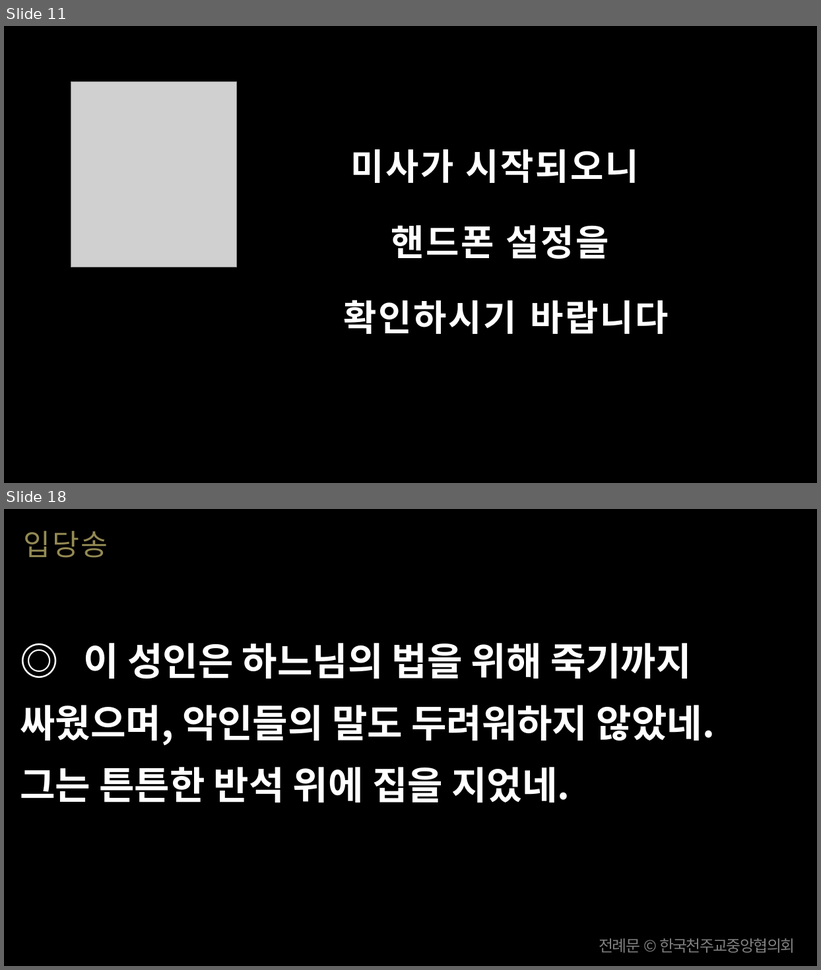
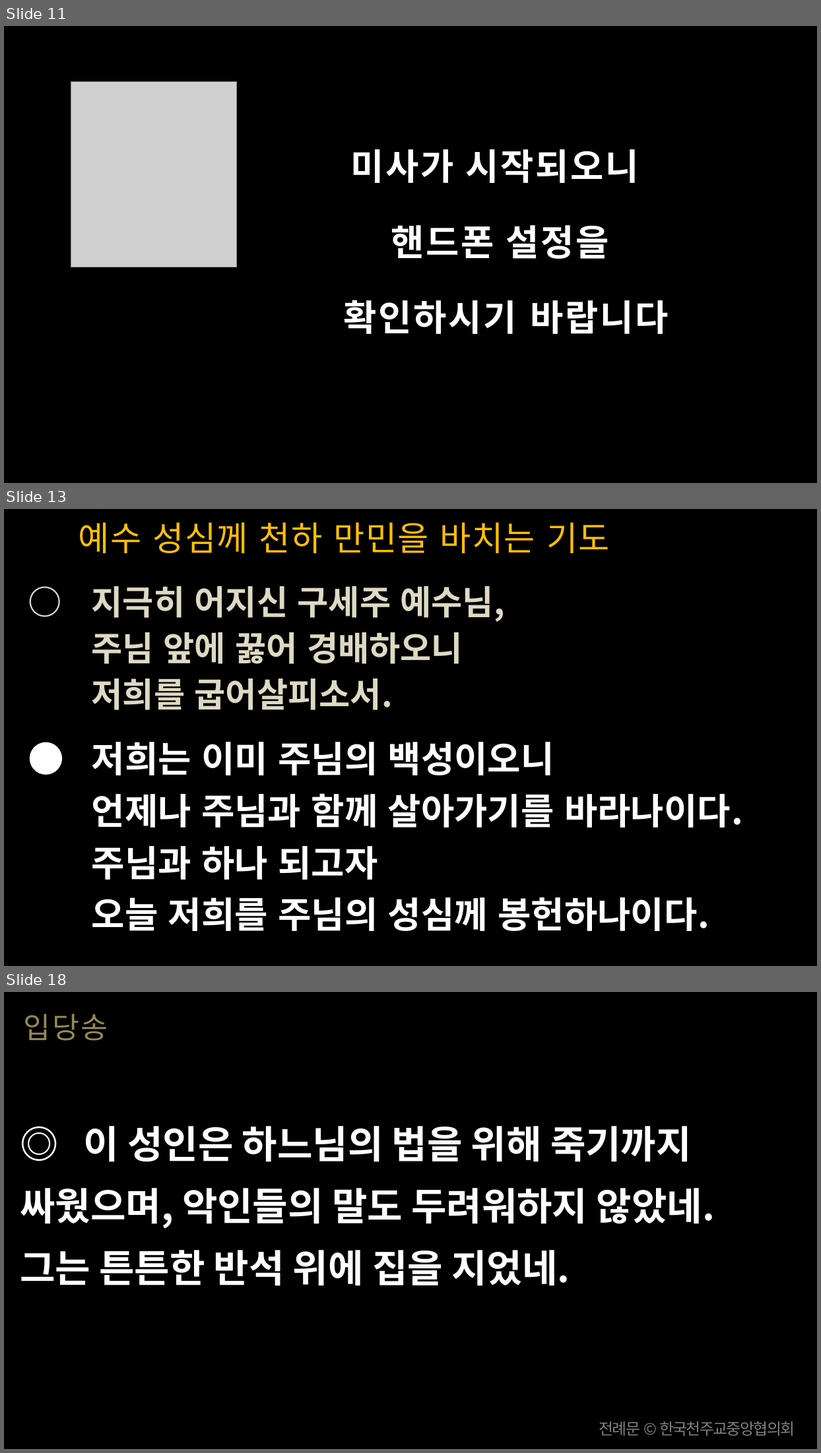
Before and after one commit to scottpark/missa_ppt, a slide deck: output/20260705/20260705_한국 성직자들의 수호자 성 김대건 안드레아 사제 순교자 - 신심 미사.pptx. Shown one above the other, each under a label of ours: slides 11 and 18 before the commit, slides 11, 13 and 18 after it; the slides between them are not shown. The pictures are 821x970 and 821x1453 pixels, drawn with LibreOffice and Linux fonts; fonts in the diff are those of the drawing; grey boxes stand for pictures. Boxes give left, top, right and bottom in pixels: in the first picture for what was removed or moved away, otherwise in the second. Text is boxed around its words. In the diff, an @@ line names an element or a change of style, - is before the commit and + after.

```diff
--- a/output/20260705/20260705_한국 성직자들의 수호자 성 김대건 안드레아 사제 순교자 - 신심 미사.pptx
+++ b/output/20260705/20260705_한국 성직자들의 수호자 성 김대건 안드레아 사제 순교자 - 신심 미사.pptx
@@ slide 13 added at <box>4,509,817,966</box>, background #000000 @@
@@ text added at <box>79,522,610,553</box>, 30 pt, text #FFC000 @@
+예수 성심께 천하 만민을 바치는 기도
@@ text added at <box>92,586,743,931</box>, 32 pt, text #FFFFFF, bold @@
+○ 지극히 어지신 구세주 예수님,
+주님 앞에 꿇어 경배하오니
+저희를 굽어살피소서.
+● 저희는 이미 주님의 백성이오니
+언제나 주님과 함께 살아가기를 바라나이다.
+주님과 하나 되고자
+오늘 저희를 주님의 성심께 봉헌하나이다.
```
Also in this commit, not shown: 3 other slides added, 4 slides removed, 13 other files.
